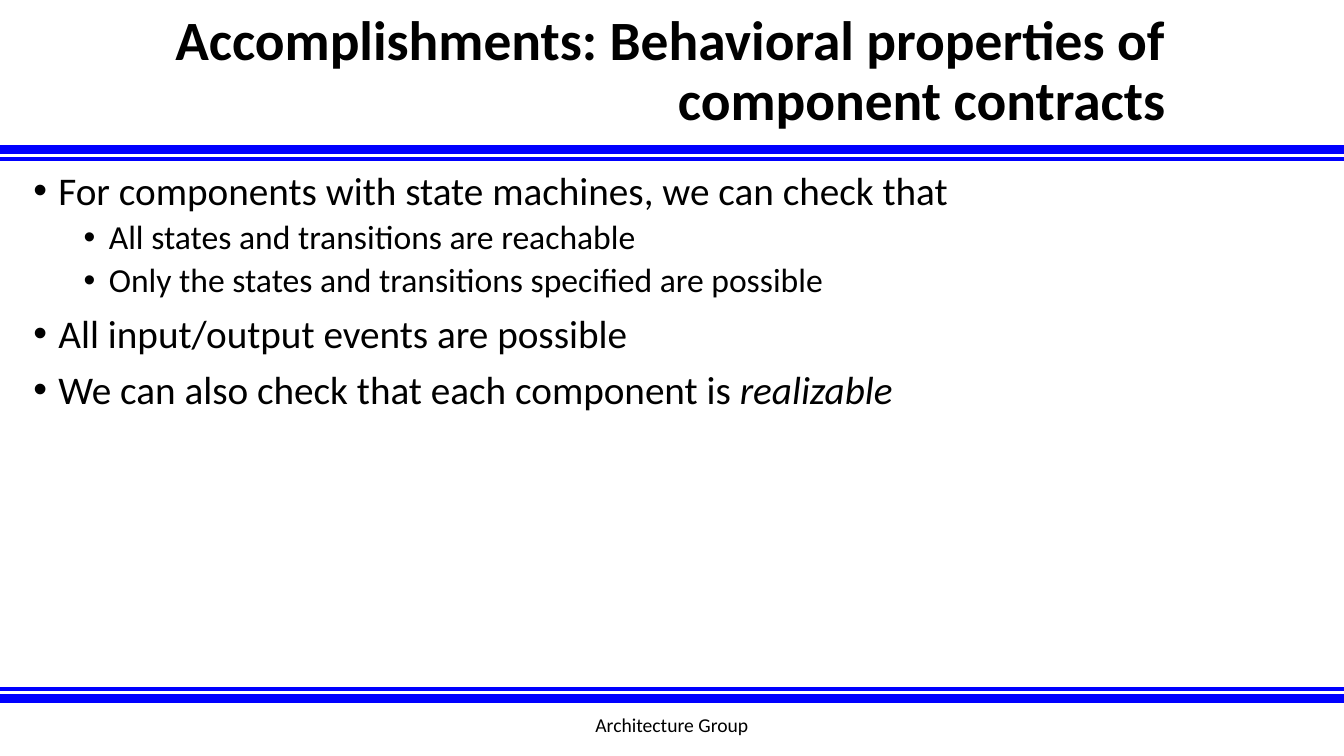
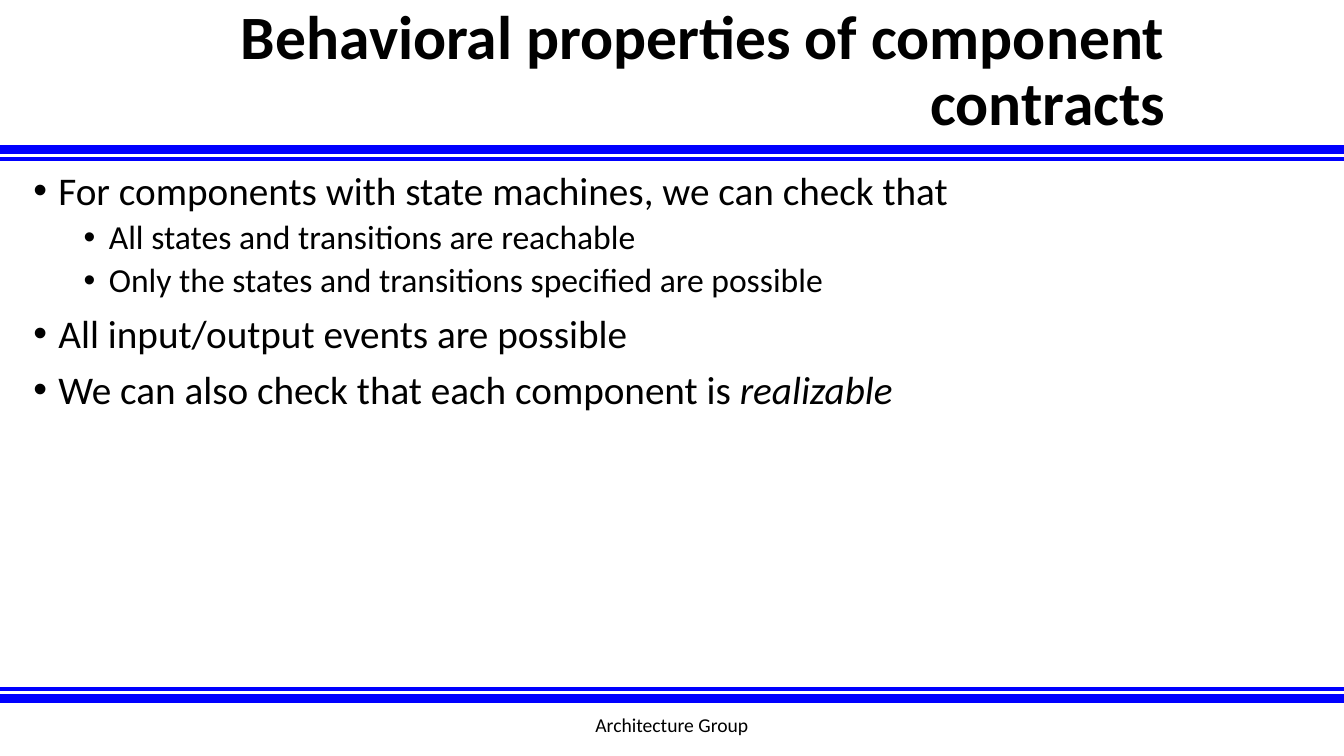
Before and after one commit to afrl-rq/OpenUxAS-SoI, a slide deck: slide 9 of presentations/S5_SoI_Architecture_Group.pptx (slide 7 before the commit). Drawn at 1344x756 pixels with LibreOffice and Linux fonts; fonts in the diff are those of the drawing; background and template pictures are left out. Boxes give left, top, right and bottom in pixels: in the first picture for what was removed or moved away, otherwise in the second. Text is boxed around its words. In the diff, an @@ line names an element or a change of style, - is before the commit and + after.

```diff
--- a/presentations/S5_SoI_Architecture_Group.pptx
+++ b/presentations/S5_SoI_Architecture_Group.pptx
@@ title at <box>241,15,1165,126</box>: text changed; size 39.6 to 44 pt @@
-Accomplishments: Behavioral properties of component contracts
+Behavioral properties of component contracts
```
Also in this commit, not shown: 8 other slides changed, 18 slides added.
